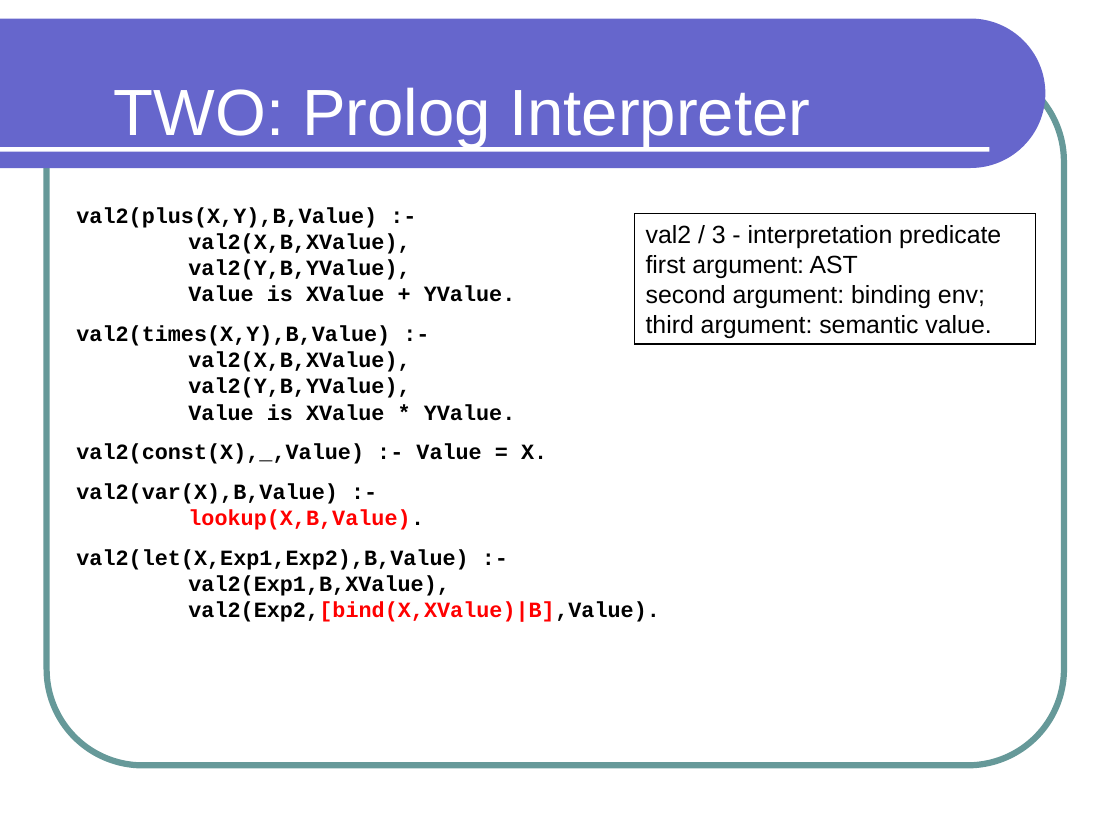
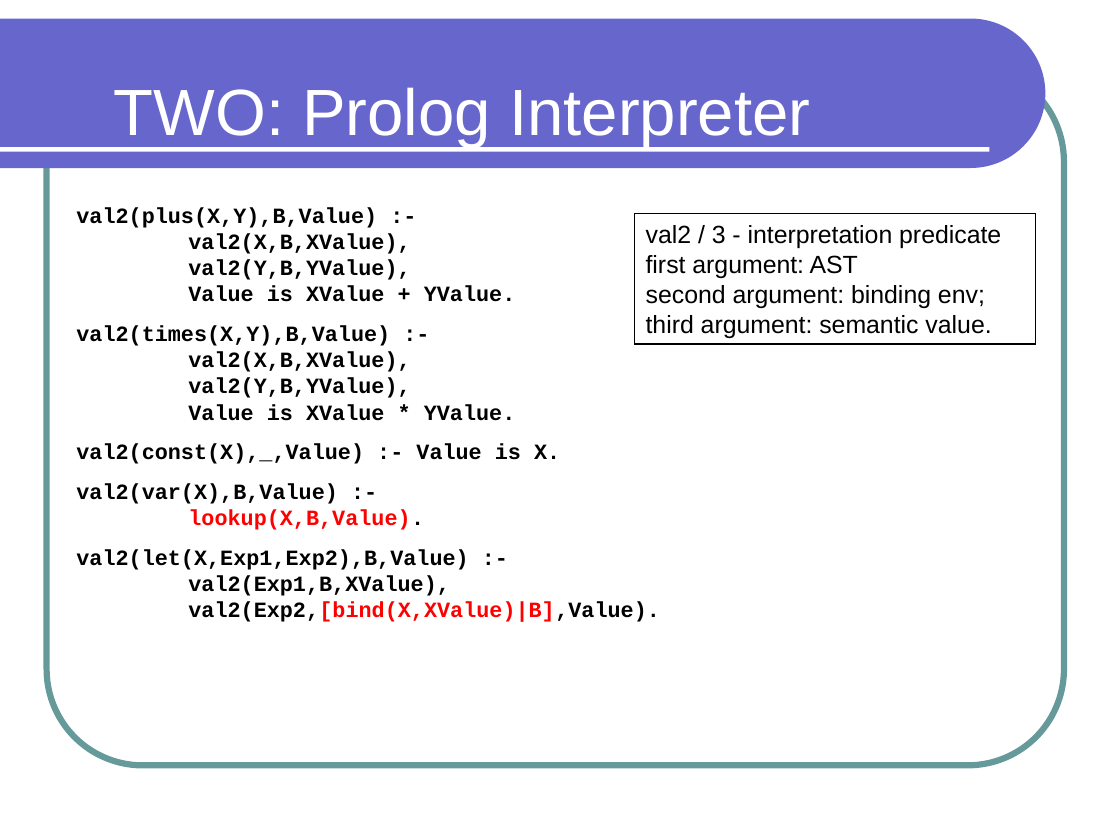
Before and after one commit to lutzhamel/CSC301, a slide deck: slide 7 of notes/csc301-ln025.ppt. Drawn at 1120x840 pixels with LibreOffice and Linux fonts; fonts in the diff are those of the drawing. Boxes give left, top, right and bottom in pixels: in the first picture for what was removed or moved away, otherwise in the second. Text is boxed around its words. In the diff, an @@ line names an element or a change of style, - is before the commit and + after.

```diff
--- a/notes/csc301-ln025.ppt
+++ b/notes/csc301-ln025.ppt
@@ text at [76,444,560,464]: text changed @@
-val2(const(X),_,Value) :- Value = X.
+val2(const(X),_,Value) :- Value is X.
```
Also in this commit, not shown: 1 other file.
